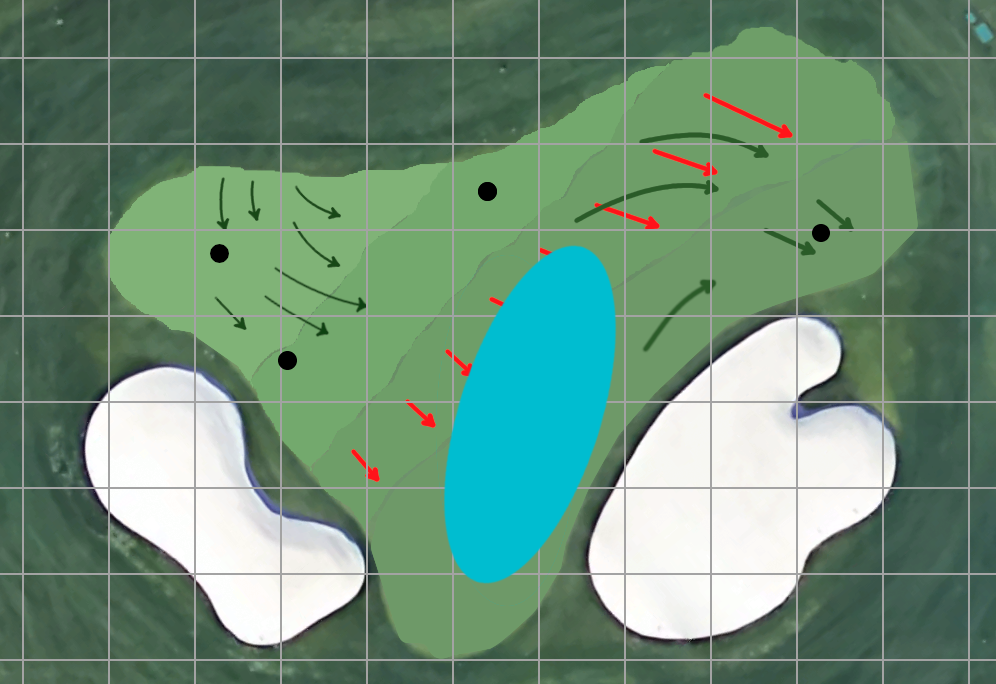
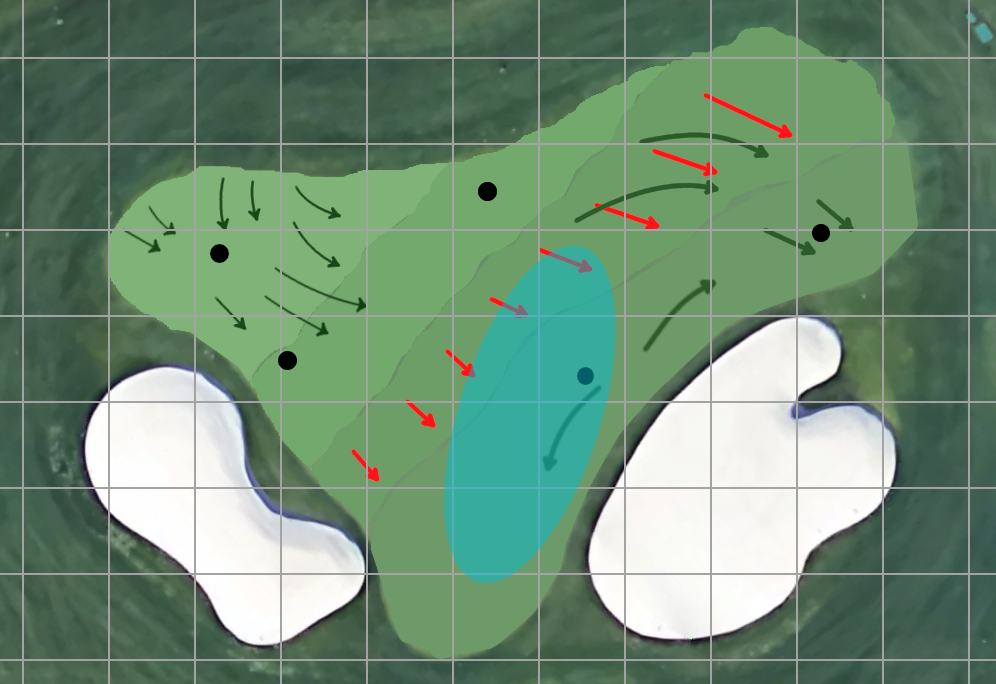
Comparing the layer stacks of the two (996, 684) images. Changes:
"LandingArea": opacity 50% → 100%, moved it above "Green2.png #1", painted on it over [443, 245, 617, 584]
removed layer "Green2.png" over [122, 205, 617, 584]
renamed "変形" to "Green2.png #1", painted on it over [122, 205, 617, 584]
